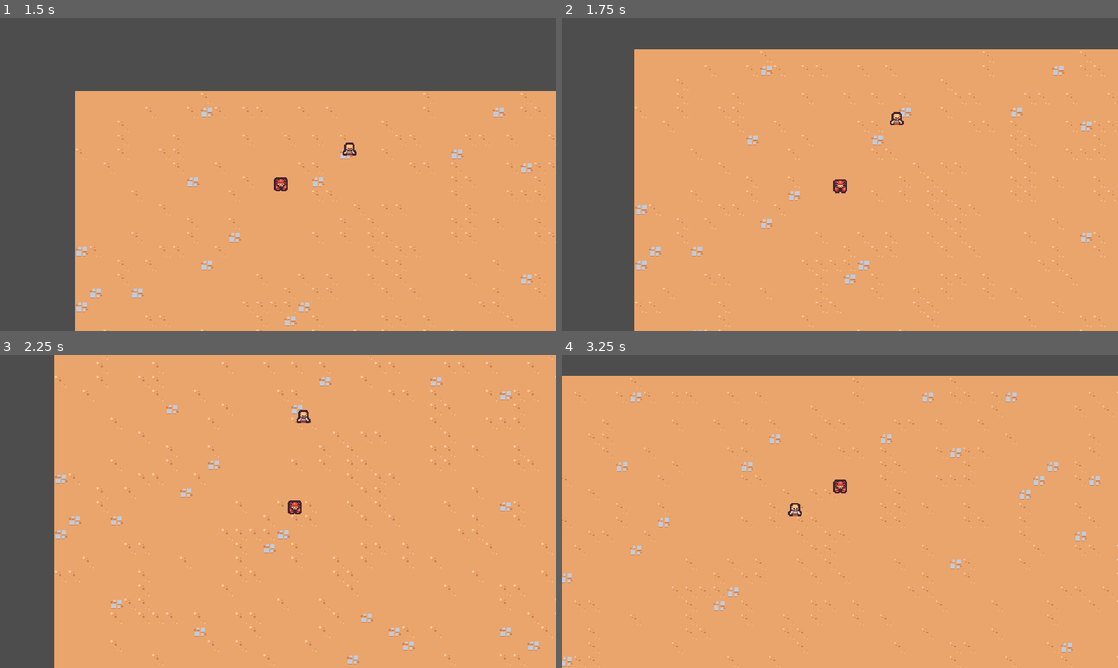
Above: before the commit, frames 1-4 (two rows, left to right).
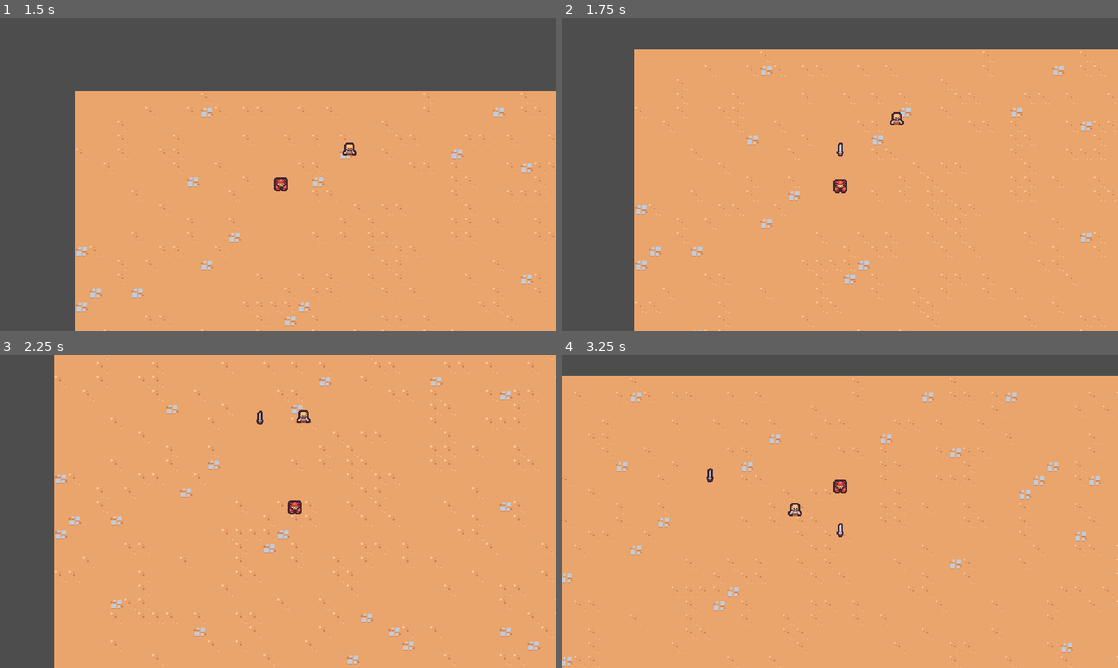
Above: after the commit, the same moments.

Repository: Dommss/2DSurvivorsCourse
Game: Godot game, scene res://scenes/main/main.tscn
Two runs of this game, one before a commit and one after it. Both use one fixed random seed, a clock stepped at 60 frames per second and the inputs below.
Inputs:
- Up to frame 1 (1.5 s): hold D (move_right) 0.53-1.28 s; hold S (move_down) from 1.28 s (still down)
- Up to frame 2 (1.75 s): keep holding S (move_down)
- Up to frame 3 (2.25 s): release S (move_down) at 2.03 s; hold D (move_right) from 2.03 s (still down)
- Up to frame 4 (3.25 s): release D (move_right) at 2.78 s; hold W (move_up) from 2.78 s (still down)

Frame 1 is identical in both runs. In frame 2, less than 0.1% of the frame differs, in the area x 49-51%, y 39-45%; in frame 3, less than 0.1%; in frame 4, less than 0.1%, in the area x 26-51%, y 36-59%.

Commit message:
instantiating sword

Diff:
--- a/project.godot
+++ b/project.godot
@@ -19,8 +19,8 @@
 
 window/size/viewport_width=640
 window/size/viewport_height=360
-window/size/window_width_override=1920
-window/size/window_height_override=1080
+window/size/window_width_override=1280
+window/size/window_height_override=720
 window/stretch/mode="viewport"
 
 [dotnet]
--- /dev/null
+++ b/scenes/ability/sword_ability/sword_ability.tscn
@@ -0,0 +1,9 @@
+[gd_scene load_steps=2 format=3 uid="uid://t3ujesuaomqc"]
+
+[ext_resource type="Texture2D" uid="uid://ck438moe6p7ud" path="res://scenes/ability/sword_ability/sword.png" id="1_gkjpn"]
+
+[node name="SwordAbility" type="Node2D"]
+
+[node name="Sprite2D" type="Sprite2D" parent="."]
+texture = ExtResource("1_gkjpn")
+offset = Vector2(0, -4)
--- /dev/null
+++ b/scenes/ability/sword_ability_controller/sword_ability_controller.gd
@@ -0,0 +1,16 @@
+extends Node
+
+@export var sword_ability: PackedScene
+
+func _ready():
+	$Timer.timeout.connect(on_timer_timeout)
+
+
+func on_timer_timeout():
+	var player = get_tree().get_first_node_in_group("player") as Node2D
+	if player == null:
+		return
+
+	var sword_instance = sword_ability.instantiate() as Node2D
+	player.get_parent().add_child(sword_instance)
+	sword_instance.global_position = player.global_position
--- /dev/null
+++ b/scenes/ability/sword_ability_controller/sword_ability_controller.tscn
@@ -0,0 +1,12 @@
+[gd_scene load_steps=3 format=3 uid="uid://7bukqqyk32d6"]
+
+[ext_resource type="Script" path="res://scenes/ability/sword_ability_controller/sword_ability_controller.gd" id="1_tie2k"]
+[ext_resource type="PackedScene" uid="uid://t3ujesuaomqc" path="res://scenes/ability/sword_ability/sword_ability.tscn" id="2_1xwyh"]
+
+[node name="SwordAbilityController" type="Node"]
+script = ExtResource("1_tie2k")
+sword_ability = ExtResource("2_1xwyh")
+
+[node name="Timer" type="Timer" parent="."]
+wait_time = 1.5
+autostart = true
--- a/scenes/player/player.tscn
+++ b/scenes/player/player.tscn
@@ -1,7 +1,8 @@
-[gd_scene load_steps=4 format=3 uid="uid://c2jkcj4oxsdw2"]
+[gd_scene load_steps=5 format=3 uid="uid://c2jkcj4oxsdw2"]
 
 [ext_resource type="Texture2D" uid="uid://bgfqfmjun7jj3" path="res://scenes/player/player.png" id="1_14a3t"]
 [ext_resource type="Script" path="res://scenes/player/player.gd" id="1_waq45"]
+[ext_resource type="PackedScene" uid="uid://7bukqqyk32d6" path="res://scenes/ability/sword_ability_controller/sword_ability_controller.tscn" id="2_8dnqx"]
 
 [sub_resource type="CircleShape2D" id="CircleShape2D_4m5lt"]
 radius = 8.0
@@ -10,6 +11,10 @@
 collision_layer = 0
 script = ExtResource("1_waq45")
 
+[node name="AbilityManager" type="Node" parent="."]
+
+[node name="SwordAbilityController" parent="AbilityManager" instance=ExtResource("2_8dnqx")]
+
 [node name="Sprite2D" type="Sprite2D" parent="."]
 texture = ExtResource("1_14a3t")
 offset = Vector2(0, -8)
Binary file added: scenes/ability/sword_ability/sword.png
Not shown, added: scenes/ability/sword_ability/sword.png.import
